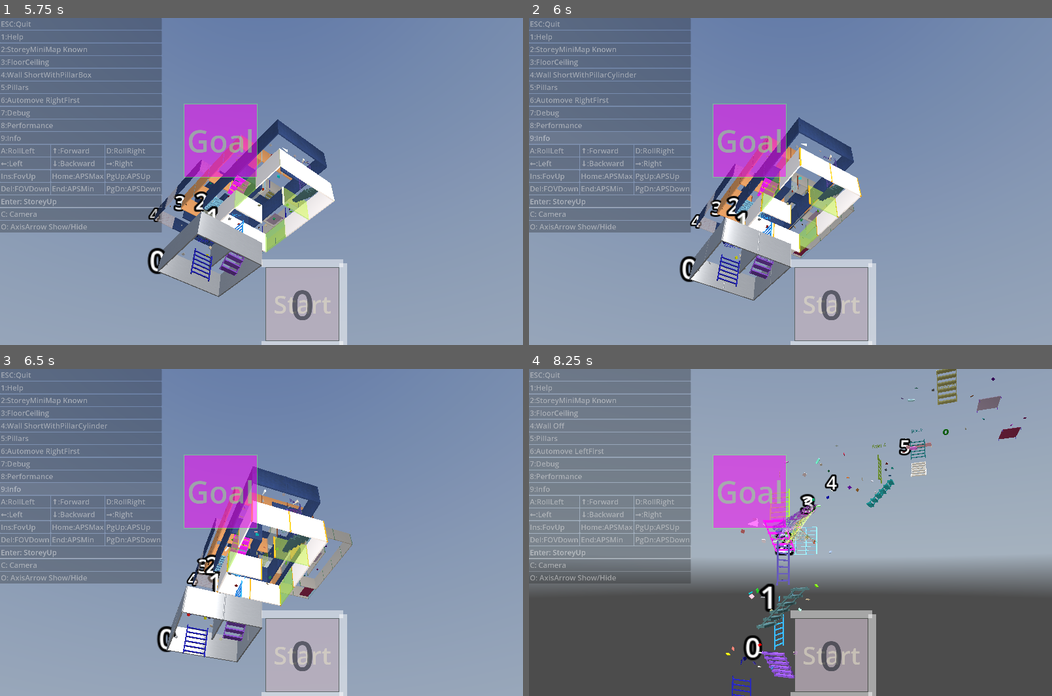
Above: before the commit, frames 1-4 (two rows, left to right).
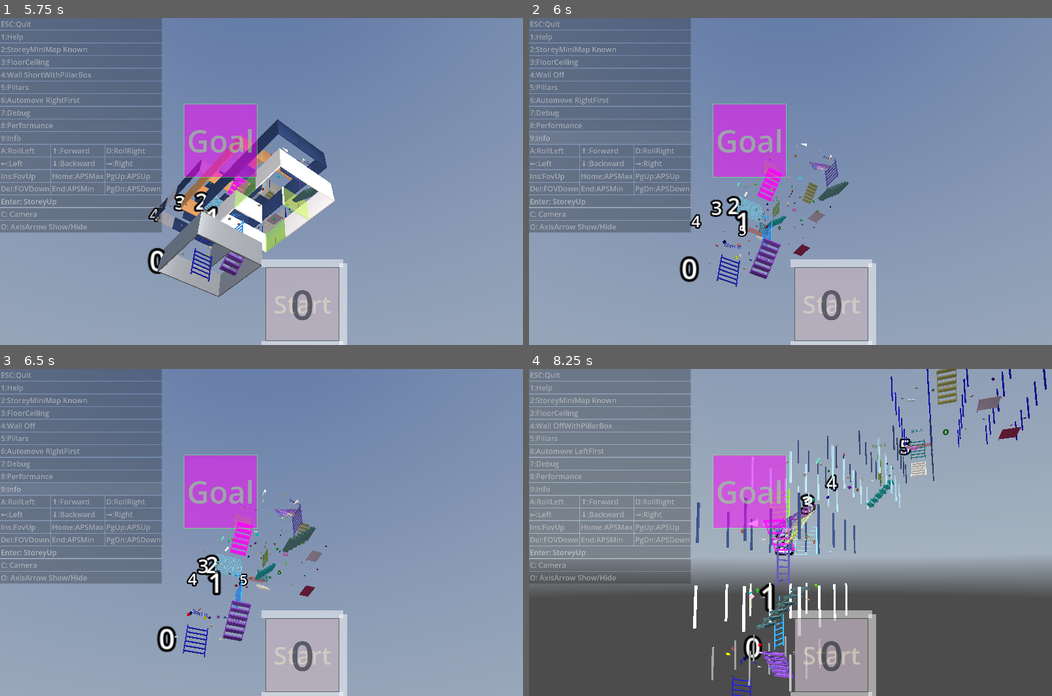
Above: after the commit, the same moments.

Repository: kasworld/gd4maze3d
Game: Godot game, scene res://main.tscn
Two runs of this game, one before a commit and one after it. Both use one fixed random seed, a clock stepped at 60 frames per second and the inputs below. A sky picture missing from this copy of the repository is replaced by a grey-blue gradient.
Inputs (mouse positions are in pixels of both pictures, inside the frame that each line leads up to):
- Up to frame 1 (5.75 s): click "Enter: StoreyUp" at 0.5 s; click "Enter: StoreyUp" at 1.25 s; tap Enter at 2 s; move the mouse to (376, 165) at 2.02 s; hold Right 2.03-2.78 s; tap Q at 2.1 s; click (376, 165) at 2.17 s; move the mouse to (156, 197) at 2.77 s; hold Down 2.78-3.53 s; tap E at 2.85 s; move the mouse to (313, 109) at 3.52 s; hold Right 3.53-4.28 s; tap 1 at 3.6 s; move the mouse to (235, 246) at 4.27 s; hold Up 4.28-5.03 s; tap 2 at 4.35 s; click (235, 246) at 4.42 s; move the mouse to (418, 230) at 5.02 s; hold Left from 5.03 s (still down); tap 3 at 5.1 s
- Up to frame 2 (6 s): keep holding Left; move the mouse to (633, 132) at 5.77 s; tap 4 at 5.85 s
- Up to frame 3 (6.5 s): keep holding Left
- Up to frame 4 (8.25 s): move the mouse to (816, 532) at 6.52 s; release Left at 6.53 s; hold Down 6.53-7.28 s; tap 5 at 6.6 s; click (816, 532) at 6.67 s; move the mouse to (712, 450) at 7.27 s; hold Right 7.28-8.03 s; tap 6 at 7.35 s; move the mouse to (905, 516) at 8.02 s; hold Up from 8.03 s (still down); tap 7 at 8.1 s

Frame 1 is identical in both runs. In frame 2, 8.2% of the frame differs, in the area x 4-64%, y 16-87%; in frame 3, 9.1%, in the area x 4-68%, y 16-90%; in frame 4, 2.9%.

Commit message:
del cylinder pillas

Diff:
--- a/maze_3d/maze_3d.gd
+++ b/maze_3d/maze_3d.gd
@@ -77,7 +77,6 @@
 
 func exec_make() -> void:
 	make_box_pillas()
-	make_cylinder_pillas()
 	make_wall_by_maze()
 
 var floor_ceiling_tile_per_cell :Vector2i
@@ -147,7 +146,6 @@
 		if not maze_cells.is_open_flag_at(PreCalced.Grid2D.x-1,y,Maze.Flag.East):
 			makedeco.call(PreCalced.Grid2D.x, y, Maze.Flag.East)
 
-
 func make_box_pillas() -> void:
 	var pos_list :Array = []
 	for y in PreCalced.Grid2D.y+1:
@@ -159,27 +157,6 @@
 	mesh.size = PreCalced.PillarSize
 	$BoxPillars.init_with_mesh(mesh, pos_list.size())
 	pos_multimeshshape($BoxPillars, pos_list)
-
-func make_cylinder_pillas() -> void:
-	var pos_list :Array = []
-	for y in PreCalced.Grid2D.y+1:
-		for x in PreCalced.Grid2D.x+1:
-			pos_list.append(
-				calc_grid.posi_to_linepos(Vector3i(x,0,y)) + Vector3(0,calc_grid.unit_size.y/2.0,0) )
-	var mesh := CylinderMesh.new()
-	mesh.material = pillar_capsule_mat
-	mesh.bottom_radius = WallThick/1.5
-	mesh.top_radius = WallThick/1.5
-	mesh.height = calc_grid.unit_size.y
-	mesh.radial_segments = 8
-	$CapsulePillars.init_with_mesh(mesh, pos_list.size())
-	pos_multimeshshape_capsule($CapsulePillars, pos_list)
-
-func pos_multimeshshape_capsule(mms :MultiMeshShape, pos_list :Array) -> void:
-	for i in pos_list.size():
-		var t := Transform3D(Basis(), pos_list[i])
-		#t = t.rotated_local(Vector3.LEFT, PI/2)
-		mms.multimesh.set_instance_transform(i,t)
 
 func pos_multimeshshape(mms :MultiMeshShape, pos_list :Array) -> void:
 	for i in pos_list.size():
@@ -292,20 +269,15 @@
 			$WallContainer.visible = true
 			set_wall_size_long(true)
 
-enum PillarView {Off, Box, Capsule}
+enum PillarView {Off, Box}
 func view_pillars(v :PillarView) -> void:
 	match v:
 		PillarView.Off:
-			$CapsulePillars.visible = false
 			$BoxPillars.visible = false
 		PillarView.Box:
-			$CapsulePillars.visible = false
 			$BoxPillars.visible = true
-		PillarView.Capsule:
-			$CapsulePillars.visible = true
-			$BoxPillars.visible = false
-
-enum WallPillarView {Long, Short, ShortWithPillarBox, ShortWithPillarCylinder, Off, OffWithPillarBox, OffWithPillarCylinder}
+
+enum WallPillarView {Long, Short, ShortWithPillarBox, Off, OffWithPillarBox}
 static func wallview2str(vd :WallPillarView) -> String:
 	return WallPillarView.keys()[vd]
 static func wallview_next(a :WallPillarView) -> WallPillarView:
@@ -325,19 +297,12 @@
 			view_walls(WallView.Short)
 			set_wall_size_long(false)
 			view_pillars(PillarView.Box)
-		WallPillarView.ShortWithPillarCylinder:
-			view_walls(WallView.Short)
-			set_wall_size_long(false)
-			view_pillars(PillarView.Capsule)
 		WallPillarView.Off:
 			view_walls(WallView.Off)
 			view_pillars(PillarView.Off)
 		WallPillarView.OffWithPillarBox:
 			view_walls(WallView.Off)
 			view_pillars(PillarView.Box)
-		WallPillarView.OffWithPillarCylinder:
-			view_walls(WallView.Off)
-			view_pillars(PillarView.Capsule)
 
 func bounce_cell(oldpos:Vector3, pos :Vector3, radius :float) -> Dictionary:
 	var posi := calc_grid.lanepos_to_posi(oldpos)
--- a/maze_3d/maze_3d.tscn
+++ b/maze_3d/maze_3d.tscn
@@ -23,9 +23,6 @@
 resource_local_to_scene = true
 
 [sub_resource type="MultiMesh" id="MultiMesh_8b0s3"]
-resource_local_to_scene = true
-
-[sub_resource type="MultiMesh" id="MultiMesh_ql2o8"]
 resource_local_to_scene = true
 
 [node name="Maze3D" type="Node3D" unique_id=1197400707]
@@ -54,7 +51,3 @@
 [node name="BoxPillars" parent="." unique_id=1384246334 instance=ExtResource("3_7je7j")]
 visible = false
 multimesh = SubResource("MultiMesh_8b0s3")
-
-[node name="CapsulePillars" parent="." unique_id=1088320687 instance=ExtResource("3_7je7j")]
-visible = false
-multimesh = SubResource("MultiMesh_ql2o8")
